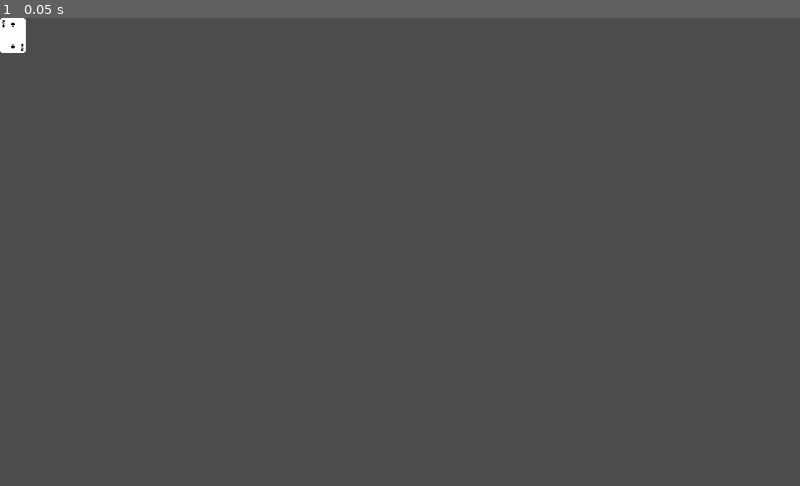
Above: before the commit, frame 1.
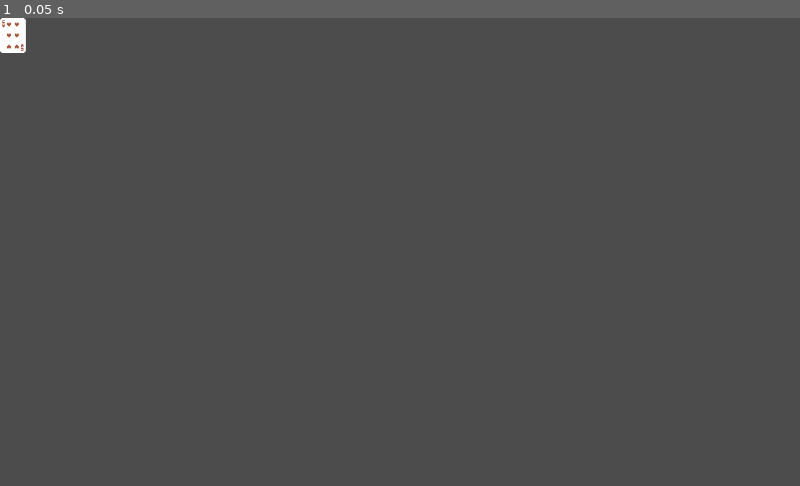
Above: after the commit, the same moment.

Repository: serb2331/FreeCell
Game: Godot game, scene res://Scenes/Cell/Cell.tscn
Two runs of this game, one before a commit and one after it. Both use one fixed random seed, a clock stepped at 60 frames per second and the inputs below. The project has no main scene, so this scene is started directly.
Inputs:
- Up to frame 1 (0.05 s): no input

The runs differ from the first frame. In frame 1, less than 0.1% of the frame differs, in the area x 0-3%, y 0-8%.

Commit message:
remove mono :)"

Diff:
--- a/Scenes/Cell/Cell.gd
+++ b/Scenes/Cell/Cell.gd
@@ -1,6 +1,6 @@
 extends TextureButton
 
-var card_num = 14
+var card_num = 5
 
 func _ready():
 	texture_normal = Utils.DECK_SPRITESHEET.get_frame("default", card_num)
Not shown, removed: .mono/assemblies/Debug/GodotSharp.xml
Not shown, removed: .mono/assemblies/Debug/GodotSharpEditor.xml
Not shown, removed: .mono/assemblies/Debug/api_hash_cache.cfg
Not shown, removed: .mono/assemblies/Debug/GodotSharp.dll
Not shown, removed: .mono/assemblies/Debug/GodotSharp.pdb
Not shown, removed: .mono/assemblies/Debug/GodotSharpEditor.dll
Not shown, removed: .mono/assemblies/Debug/GodotSharpEditor.pdb
